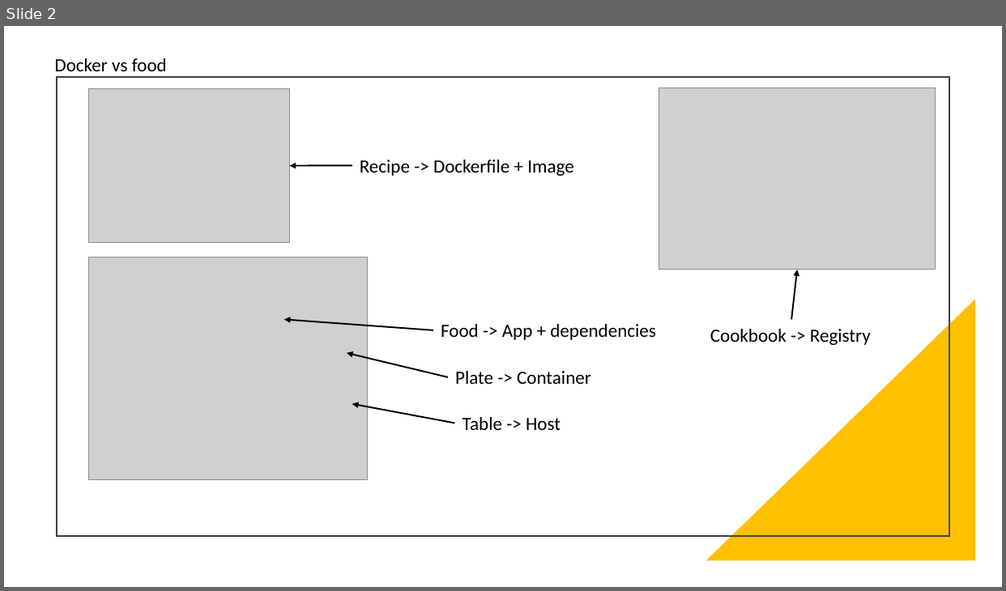
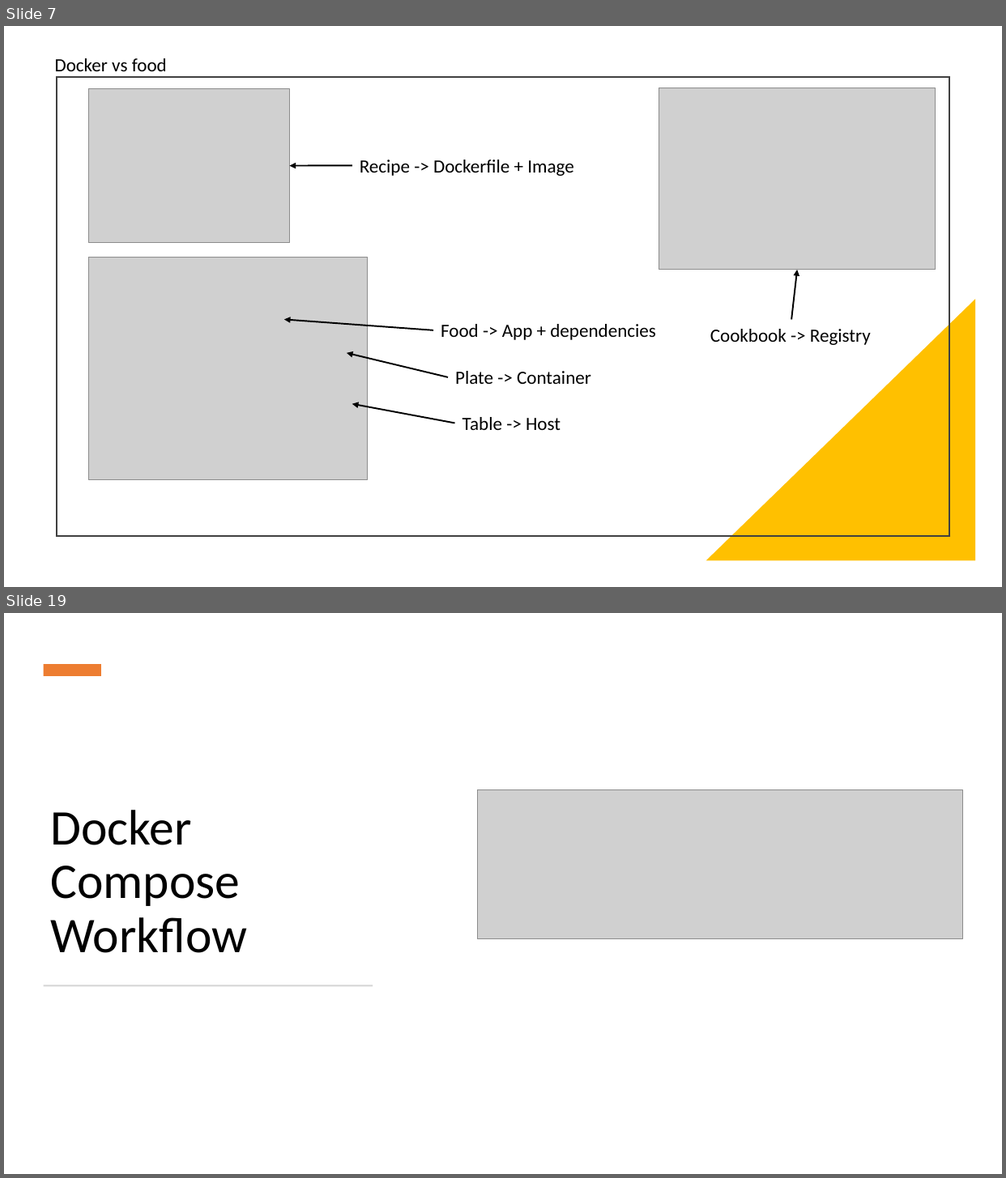
Before and after one commit to santanaguy/hexis-presentations, a slide deck: Docker Delight.pptx. Shown one above the other, each under a label of ours: slide 2 before the commit, slides 7 and 19 after it; the slides between them are not shown. The pictures are 1006x591 and 1006x1178 pixels, drawn with LibreOffice and Linux fonts; fonts in the diff are those of the drawing; grey boxes stand for pictures. Boxes give left, top, right and bottom in pixels: in the first picture for what was removed or moved away, otherwise in the second. Text is boxed around its words. In the diff, an @@ line names an element or a change of style, - is before the commit and + after.

```diff
--- a/Docker Delight.pptx
+++ b/Docker Delight.pptx
@@ slide 19 added at box(4, 613, 1002, 1174), background #FFFFFF @@
@@ rectangle added at box(44, 664, 101, 676), fill #ED7D31 @@
@@ picture added at box(478, 790, 963, 939) @@
@@ text added at box(51, 810, 248, 953), 48 pt, text #000000 @@
+Docker Compose Workflow
@@ rectangle added at box(44, 985, 373, 986), fill #D5D5D5 @@
@@ what was slide 2 is now slide 7 @@
```
Also in this commit, not shown: 3 slides changed, 25 other slides added, 5 slides removed, 2 other files.
